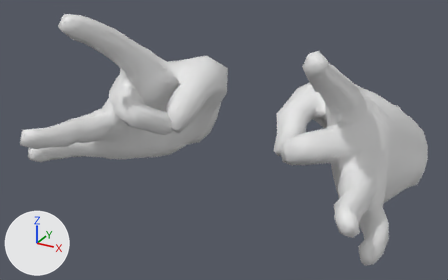
A saved change to the FBX model Assets/Player/Meshes/SK_CharacterHands.fbx.
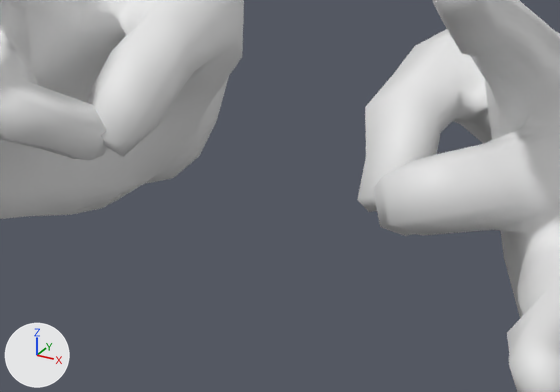
Old and new are each drawn whole from a 50 mm lens placed at (2.01, -3.71, 1.96), pointed at (-0.07, 0.09, 0.06) and again close up on the part from 29% to 79% of the width and 25% to 82% of the height. The axes (+X, +Y, +Z) are drawn at lower left. The lights are the same throughout. Both versions are drawn at frame 1 of the action 'FingerFlick'; the numbers are the values there.

Names of what the first close-up shows: 'Hands_Neutral'.
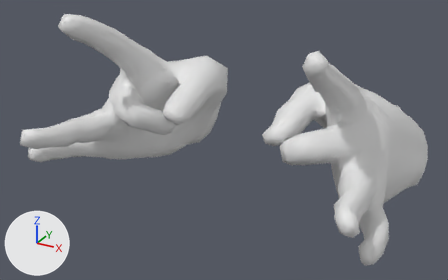
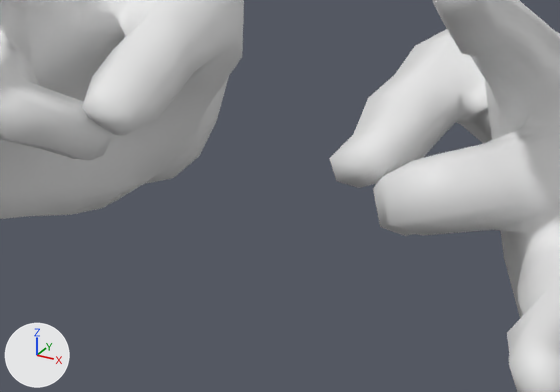
Changed parts and their boxes [x1, y1, x2, y2] in the close-ups (560 x 392 px; the box of a moved part takes in the faces that stretch with it):
part 1 of me_realistic_white_male_low_poly_006, moved or reshaped
    before: [357, 40, 491, 212]
    after: [329, 40, 491, 188]
part 2 of me_realistic_white_male_low_poly_006, moved or reshaped
    before: [88, 0, 194, 157]
    after: [82, 0, 194, 135]

Diff of the bpy script that builds the scene:
```diff
--- a/Assets/Player/Meshes/SK_CharacterHands.fbx.py
+++ b/Assets/Player/Meshes/SK_CharacterHands.fbx.py
@@ me_realistic_white_male_low_poly_006 @@
 me_realistic_white_male_low_poly_006.from_pydata(...)  # 766 vertices, 762 faces; spans x -1.41..1.34, y -0.84..1.26, z -0.52..1.05
 # used by ob_hands_neutral; location = (0.0, 0.0, 0.0); rotation_euler = (-0.0135, 0.0, 0.0), in degrees (-0.8, 0, 0)
-me_realistic_white_male_low_poly_006.vertices[0].co = (0.51, -0.07, 0.19)
-me_realistic_white_male_low_poly_006.vertices[1].co = (0.5, 0.02, 0.28)  # pixel (401, 148)
-me_realistic_white_male_low_poly_006.vertices[2].co = (0.57, 0.05, 0.26)  # pixel (429, 155)
-me_realistic_white_male_low_poly_006.vertices[3].co = (0.55, -0.04, 0.15)
-me_realistic_white_male_low_poly_006.vertices[4].co = (0.55, 0.02, 0.12)
-me_realistic_white_male_low_poly_006.vertices[5].co = (0.47, 0.04, 0.08)
-me_realistic_white_male_low_poly_006.vertices[6].co = (0.42, -0.01, 0.08)  # pixel (369, 212)
-me_realistic_white_male_low_poly_006.vertices[7].co = (0.4, -0.05, 0.13)  # pixel (357, 200)
-me_realistic_white_male_low_poly_006.vertices[8].co = (0.38, 0.05, 0.22)  # pixel (365, 156)
-me_realistic_white_male_low_poly_006.vertices[9].co = (0.36, 0.11, 0.16)
-me_realistic_white_male_low_poly_006.vertices[10].co = (0.45, 0.14, 0.13)
-me_realistic_white_male_low_poly_006.vertices[11].co = (0.56, 0.12, 0.18)
-me_realistic_white_male_low_poly_006.vertices[12].co = (0.47, 0.12, 0.41)  # pixel (410, 93)
-me_realistic_white_male_low_poly_006.vertices[13].co = (0.56, 0.28, 0.39)  # pixel (458, 90)
-me_realistic_white_male_low_poly_006.vertices[15].co = (0.55, 0.15, 0.36)  # pixel (439, 112)
-me_realistic_white_male_low_poly_006.vertices[16].co = (0.54, 0.21, 0.27)  # pixel (440, 132)
-me_realistic_white_male_low_poly_006.vertices[17].co = (0.56, 0.29, 0.3)  # pixel (456, 117)
-me_realistic_white_male_low_poly_006.vertices[19].co = (0.43, 0.21, 0.21)
-me_realistic_white_male_low_poly_006.vertices[22].co = (0.33, 0.13, 0.34)  # pixel (365, 107)
+# me_realistic_white_male_low_poly_006 part 1
+me_realistic_white_male_low_poly_006.vertices[0].co = (0.44, -0.12, 0.32)  # pixel (362, 150)
+me_realistic_white_male_low_poly_006.vertices[1].co = (0.46, 0.0, 0.35)  # pixel (389, 124)
+me_realistic_white_male_low_poly_006.vertices[2].co = (0.54, 0.01, 0.32)  # pixel (413, 141)
+me_realistic_white_male_low_poly_006.vertices[3].co = (0.49, -0.12, 0.27)  # pixel (378, 169)
+me_realistic_white_male_low_poly_006.vertices[4].co = (0.49, -0.08, 0.22)
+me_realistic_white_male_low_poly_006.vertices[5].co = (0.41, -0.07, 0.18)  # pixel (359, 187)
+me_realistic_white_male_low_poly_006.vertices[6].co = (0.35, -0.09, 0.2)  # pixel (336, 180)
+me_realistic_white_male_low_poly_006.vertices[7].co = (0.33, -0.11, 0.26)  # pixel (329, 158)
+me_realistic_white_male_low_poly_006.vertices[8].co = (0.34, 0.03, 0.29)  # pixel (353, 134)
+me_realistic_white_male_low_poly_006.vertices[9].co = (0.33, 0.06, 0.21)
+me_realistic_white_male_low_poly_006.vertices[10].co = (0.42, 0.05, 0.16)
+me_realistic_white_male_low_poly_006.vertices[11].co = (0.53, 0.03, 0.22)
+me_realistic_white_male_low_poly_006.vertices[12].co = (0.47, 0.13, 0.42)  # pixel (411, 90)
+me_realistic_white_male_low_poly_006.vertices[13].co = (0.57, 0.28, 0.38)  # pixel (460, 92)
+me_realistic_white_male_low_poly_006.vertices[15].co = (0.55, 0.14, 0.36)  # pixel (438, 114)
+me_realistic_white_male_low_poly_006.vertices[16].co = (0.54, 0.17, 0.25)  # pixel (435, 143)
+me_realistic_white_male_low_poly_006.vertices[17].co = (0.56, 0.29, 0.29)  # pixel (457, 120)
+me_realistic_white_male_low_poly_006.vertices[19].co = (0.43, 0.2, 0.2)
+me_realistic_white_male_low_poly_006.vertices[22].co = (0.33, 0.15, 0.36)  # pixel (368, 97)
+# me_realistic_white_male_low_poly_006 part 2: 19 of 766 vertices moved; they spanned x -0.57..-0.33, y -0.07..0.29, z 0.08..0.41 and now span x -0.57..-0.33, y -0.12..0.29, z 0.16..0.42; mean shift (0.03, -0.04, 0.05); largest move (-0.42, -0.01, 0.08) -> (-0.35, -0.09, 0.2)
```
